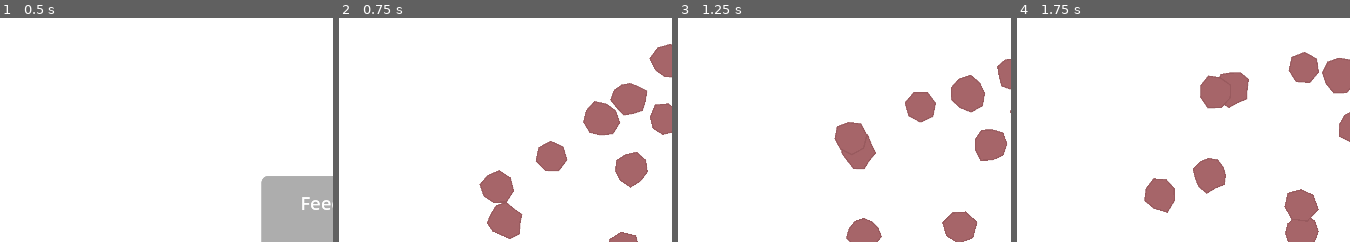
Above: before the commit, frames 1-4 (left to right).
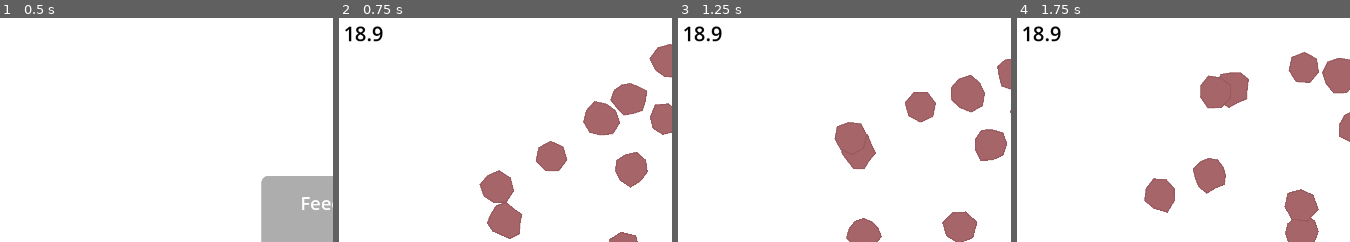
Above: after the commit, the same moments.

Repository: fatihceyln/a-game-about-feeding-a-black-hole
Game: Godot game, scene res://main/main.tscn
Two runs of this game, one before a commit and one after it. Both use one fixed random seed, a clock stepped at 60 frames per second and the inputs below. Before the commit the project has no main scene; this scene is started directly in both runs.
Inputs (mouse positions are % of the whole screen's width and height, from its top left):
- Up to frame 1 (0.5 s): no input
- Up to frame 2 (0.75 s): click "Start" at 0.5 s
- Up to frame 3 (1.25 s): no input
- Up to frame 4 (1.75 s): move the mouse to (85, 45) at 1.27 s
The pictures show only the part of the screen within x 0-50%, y 3-53%; the shares and areas given below are measured in that part.

Frame 1 is identical in both runs. In frame 2, 0.4% of the frame differs, in the area x 1-14%, y 3-11%; in frame 3, 0.4%; in frame 4, 0.4%.

Commit message:
Add timer UI elements to main scene, including TimerContainer and TimerLabel. Update main.gd to manage visibility of timer on start button press and adjust project.godot to set the main scene for execution.

Diff:
--- a/main/main.gd
+++ b/main/main.gd
@@ -10,6 +10,12 @@
 @onready var clicker: Clicker = $Clicker
 @onready var clicker_timer: Timer = $ClickerTimer
 @onready var start_menu: Control = %StartMenu
+@onready var timer_container: HBoxContainer = %TimerContainer
+@onready var timer_label: Label = %TimerLabel
+
+
+func _ready() -> void:
+	timer_container.visible = false
 
 
 func _process(delta: float) -> void:
@@ -36,5 +42,6 @@
 
 func _on_start_button_pressed() -> void:
 	start_menu.visible = false
+	timer_container.visible = true
 	spawn_asteroids()
 	clicker_timer.start()
--- a/main/main.tscn
+++ b/main/main.tscn
@@ -102,5 +102,19 @@
 theme_override_font_sizes/font_size = 30
 text = "Start"
 
+[node name="TimerContainer" type="HBoxContainer" parent="HUD" unique_id=27868459]
+unique_name_in_owner = true
+offset_left = 40.0
+offset_top = 40.0
+offset_right = 136.0
+offset_bottom = 107.0
+
+[node name="TimerLabel" type="Label" parent="HUD/TimerContainer" unique_id=1119255833]
+unique_name_in_owner = true
+layout_mode = 2
+theme_override_colors/font_color = Color(0, 0, 0, 1)
+theme_override_font_sizes/font_size = 48
+text = "18.9"
+
 [connection signal="timeout" from="ClickerTimer" to="." method="_on_clicker_timer_timeout"]
 [connection signal="pressed" from="HUD/StartMenu/MarginContainer/MarginContainer/CenterContainer/VBoxContainer/StartButton" to="." method="_on_start_button_pressed"]
--- a/project.godot
+++ b/project.godot
@@ -11,6 +11,7 @@
 [application]
 
 config/name="a-game-about-feeding-a-black-hole"
+run/main_scene="uid://cdv0bjoi6s67y"
 config/features=PackedStringArray("4.6", "Forward Plus")
 config/icon="res://icon.svg"
 
